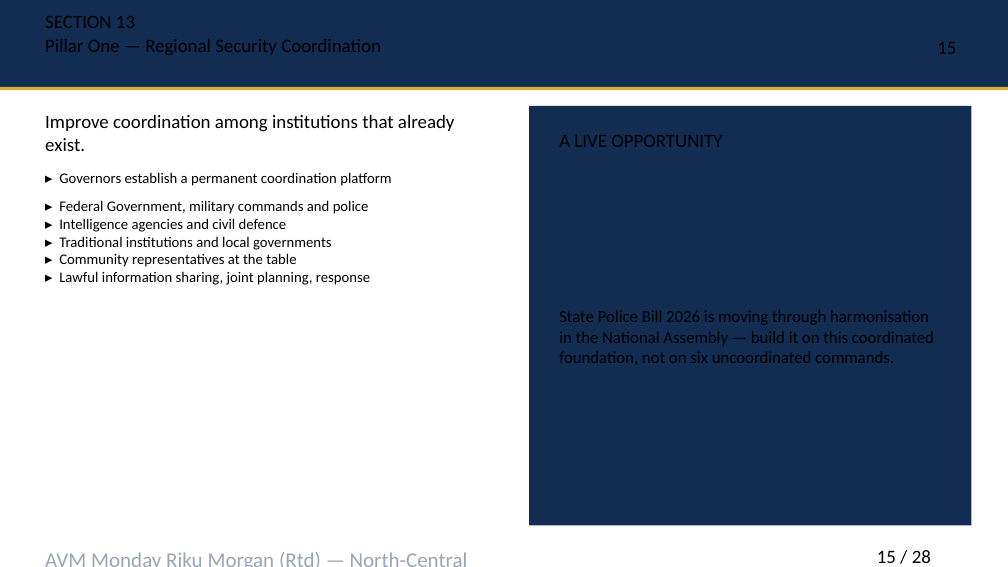
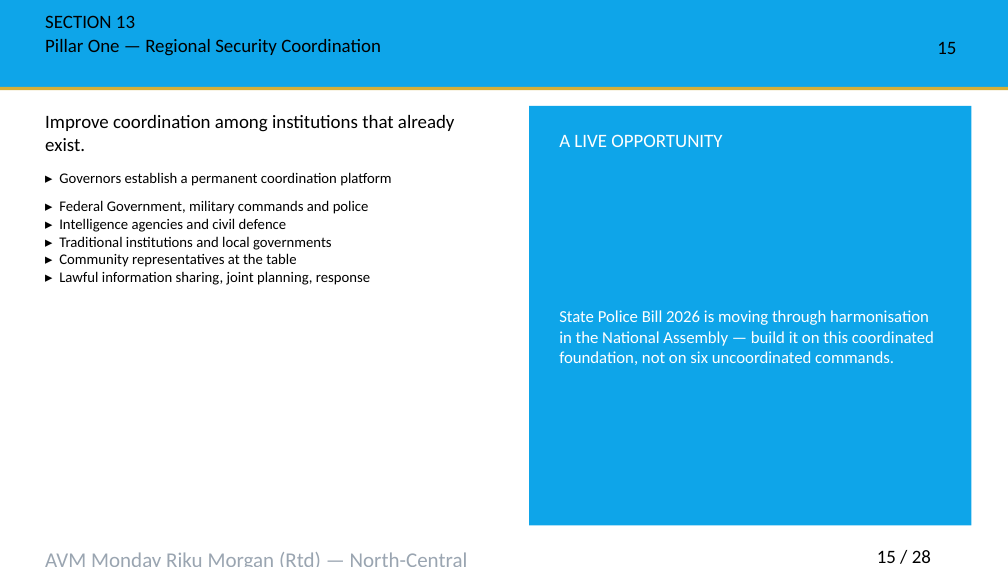
Before and after one commit to TOMDEGGS/BETONIQ-WEST-, a slide deck: slide 15 of avm_morgan_docs/AVM_MORGAN_COLLABORATIVE_SECURITY_STABILITY_NORTH_CENTRAL_30MIN.pptx. Drawn at 1008x567 pixels with LibreOffice and Linux fonts; fonts in the diff are those of the drawing; background and template pictures are left out. Boxes give left, top, right and bottom in pixels: in the first picture for what was removed or moved away, otherwise in the second. Text is boxed around its words. In the diff, an @@ line names an element or a change of style, - is before the commit and + after.

Commit message:
Brighten theme: dark navy panels to vivid sky-blue with white text, plus subtle military-tech radar/grid background on every slide

```diff
--- a/avm_morgan_docs/AVM_MORGAN_COLLABORATIVE_SECURITY_STABILITY_NORTH_CENTRAL_30MIN.pptx
+++ b/avm_morgan_docs/AVM_MORGAN_COLLABORATIVE_SECURITY_STABILITY_NORTH_CENTRAL_30MIN.pptx
@@ rectangle at (0,0,1008,87): fill #132C52 to #0EA5E9 @@
@@ rectangle at (529,106,972,526): fill #132C52 to #0EA5E9 @@
@@ text "A LIVE OPPORTUNITY" at (559,134,722,147): text colour #000000 to #FFFFFF @@
@@ text "State Police Bill 2026 is ..." at (559,310,934,365): text colour #000000 to #FFFFFF @@
```
Also in this commit, not shown: 27 other slides changed.
